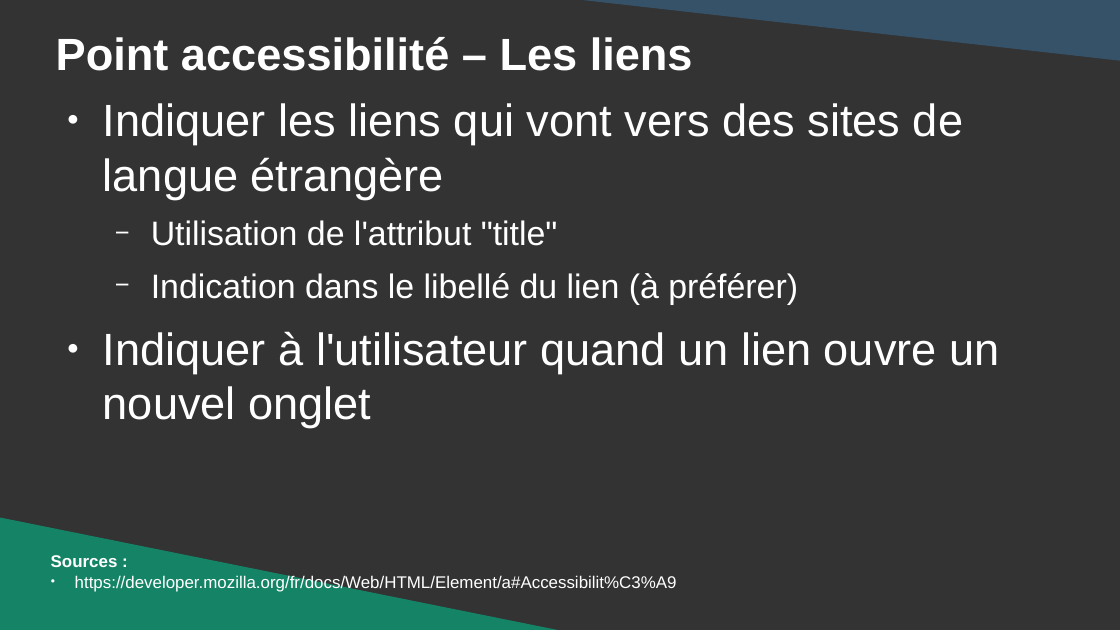
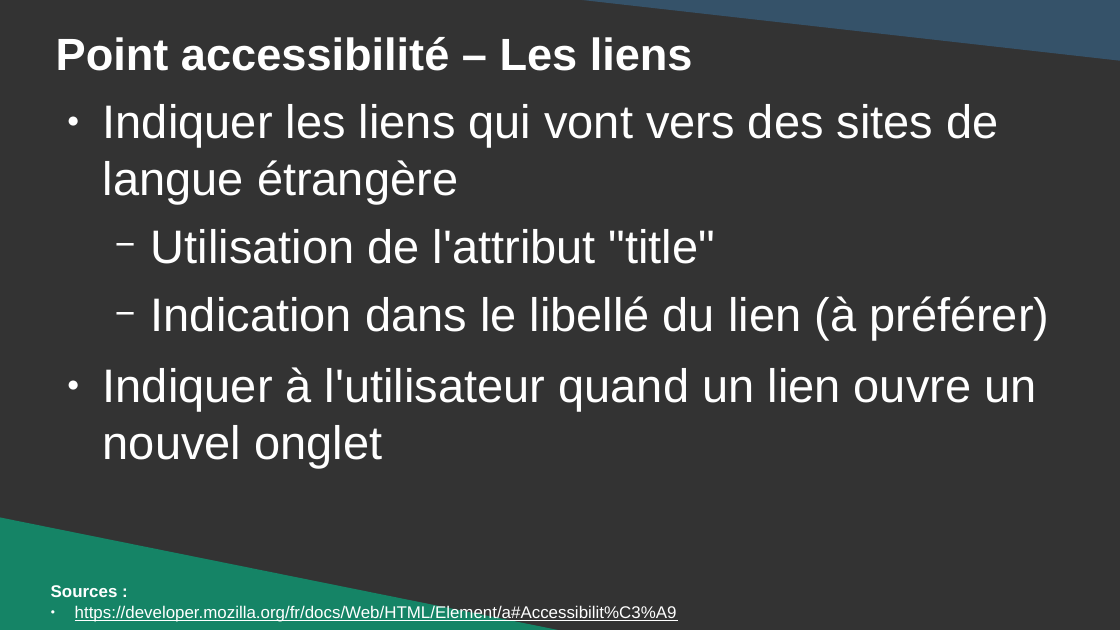
Before and after one commit to DanYellow/cours, a slide deck: slide 28 of integration-web-s1/travaux-pratiques/numero-6/presentation.odp (slide 27 before the commit). Drawn at 1120x630 pixels with LibreOffice and Linux fonts; fonts in the diff are those of the drawing. Boxes give left, top, right and bottom in pixels: in the first picture for what was removed or moved away, otherwise in the second. Text is boxed around its words. In the diff, an @@ line names an element or a change of style, - is before the commit and + after.

```diff
--- a/integration-web-s1/travaux-pratiques/numero-6/presentation.odp
+++ b/integration-web-s1/travaux-pratiques/numero-6/presentation.odp
@@ text "Indiquer les liens qui vont ..." at bbox=[103, 104, 1049, 411]: size 32 to 33.3 pt in "Indiquer les liens qui vont vers des ...", "Indiquer à l'utilisateur quand un lien ouvre ..."; size 24 to 33.3 pt in "Utilisation de l'attribut "title"", "Indication dans le libellé du lien (à ..." @@
@@ text "Sources :": place and size @@
-text "Sources :" at bbox=[51, 555, 677, 592]
+text "Sources :" at bbox=[51, 585, 677, 622]
@@ text at bbox=[75, 604, 677, 622]: underline on @@
```
Also in this commit, not shown: 5 other slides changed, 2 slides added, 14 other files.
